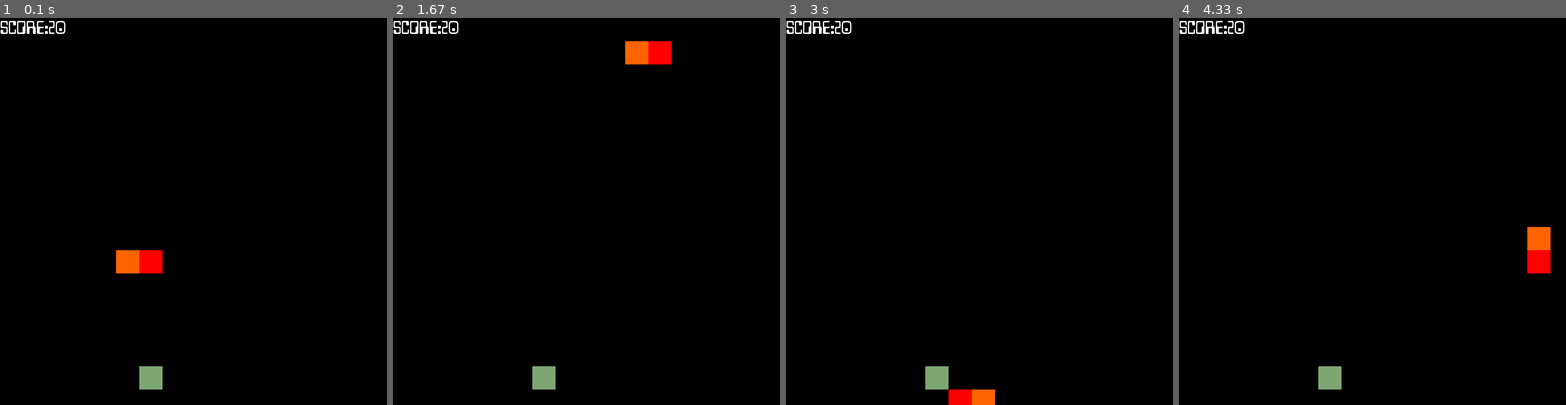
Above: before the commit, frames 1-4 (left to right).
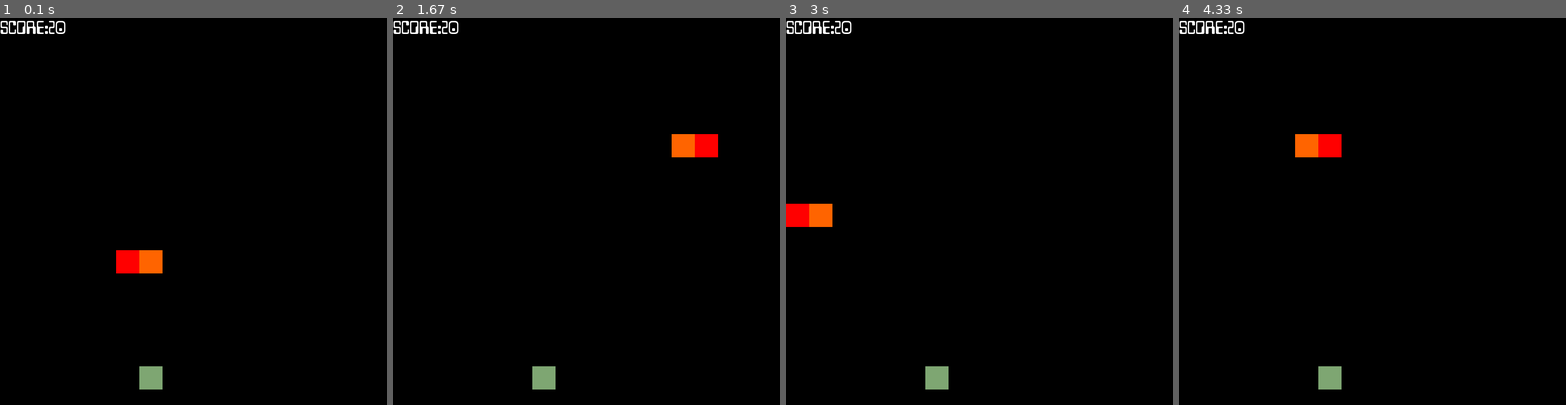
Above: after the commit, the same moments.

Repository: Ali-TM-original/pygame-projects
Game: pygame game, started from snake/main.py
Two runs of this game, one before a commit and one after it. Both use one fixed random seed, a clock stepped at 60 frames per second and the inputs below.
Inputs:
- Up to frame 1 (0.1 s): no input
- Up to frame 2 (1.67 s): hold Up 0.83-1.3 s; hold Right from 1.33 s (still down)
- Up to frame 3 (3 s): release Right at 1.8 s; hold Down 2.4-2.7 s; hold Left from 2.73 s (still down)
- Up to frame 4 (4.33 s): release Left at 3.13 s; hold Up 3.17-3.53 s; hold Right 3.57-4.2 s; hold Down from 4.23 s (still down)

The runs differ from the first frame. In frame 1, 0.7% of the frame differs, in the area x 30-42%, y 60-66%; in frame 2, 1.4%, in the area x 60-84%, y 6-36%; in frame 3, 1.2%; in frame 4, 1.4%.

Commit message:
Update main.py

Diff:
--- a/snake/main.py
+++ b/snake/main.py
@@ -1,17 +1,17 @@
 import sys
+from random import randint
+from random import randrange
 
 import pygame
 from pygame import Rect
 from pygame.math import Vector2
-from random import randint
-
 
 """
 Mixer imported for Sound
 
 1>. Creating a Grid by making small squares/ ret will cause issues in separate file
 2>. Creating Food for the snake using a dot class
-3>. Body Class to create sname body
+3>. Trying to create Particles
 """
 
 cell_size = 48
@@ -51,14 +51,12 @@
             x_pos = int(blocks.x * 48)
             y_pos = int(blocks.y * 48)
             blk = Rect(x_pos, y_pos, 48, 48)
-            """THE FIRST BLOCK NEEDS TO BE OF DIFFERENT COLOR THAN THE REST"""
             if index == 0:
                 pygame.draw.rect(screen, (255, 0, 0), blk)
             else:
                 pygame.draw.rect(screen, (255, 100, 0), blk)
 
     def move(self):
-        """REPLACING THE BLOCKS"""
         body = self.body[:-1]
         body.insert(0, body[0] + self.direction)
         self.body = body[:]
@@ -77,6 +75,7 @@
     def __init__(self):
         self.snake = Body()
         self.dots = Dots()
+        self.rain_list = []
 
     def pls_move_snake(self):
         self.snake.move()
@@ -107,9 +106,24 @@
                 self.game_over()
 
     def check_collision_wall(self):
-        """PLAY A SOUND HERE"""
-        if not 0 <= self.snake.body[0].x < cell_number - 3 or not 0 <= self.snake.body[0].y < cell_number:
-            self.game_over()
+        """CHANGE DIRECTION"""
+        if not 0 <= self.snake.body[0].x < cell_number - 3:
+            for index, blocks in enumerate(self.snake.body):
+                x_pos = int(blocks.x * 48)
+                if x_pos > 800:
+                    blocks.x = 0
+                if blocks.x < -1.0:
+                    blocks.x = 17
+            # self.game_over()
+        if not 0 <= self.snake.body[0].y < cell_number:  # this is for Y
+            for index, blocks in enumerate(self.snake.body):
+                y_pos = int(blocks.y * 48)
+                if y_pos > 800:
+                    blocks.y = 0
+                if blocks.y < -1.0:
+                    blocks.y = 20
+
+            # self.game_over()
 
     def game_over(self):
         self.snake.reset()
@@ -131,7 +145,7 @@
 core = Core()
 
 Custom_event = pygame.USEREVENT
-pygame.time.set_timer(Custom_event, 60)
+pygame.time.set_timer(Custom_event, 120)
 
 while True:
 
@@ -156,7 +170,7 @@
             if events.key == pygame.K_LEFT and core.snake.direction != Vector2(1, 0):
                 core.snake.direction = Vector2(-1, 0)
 
-    test_score = str(len(core.snake.body)*10)
+    test_score = str(len(core.snake.body) * 10)
     text_ = f"SCORE:{test_score}"
     text = font.render(text_, True, white)
     textRect = text.get_rect()
